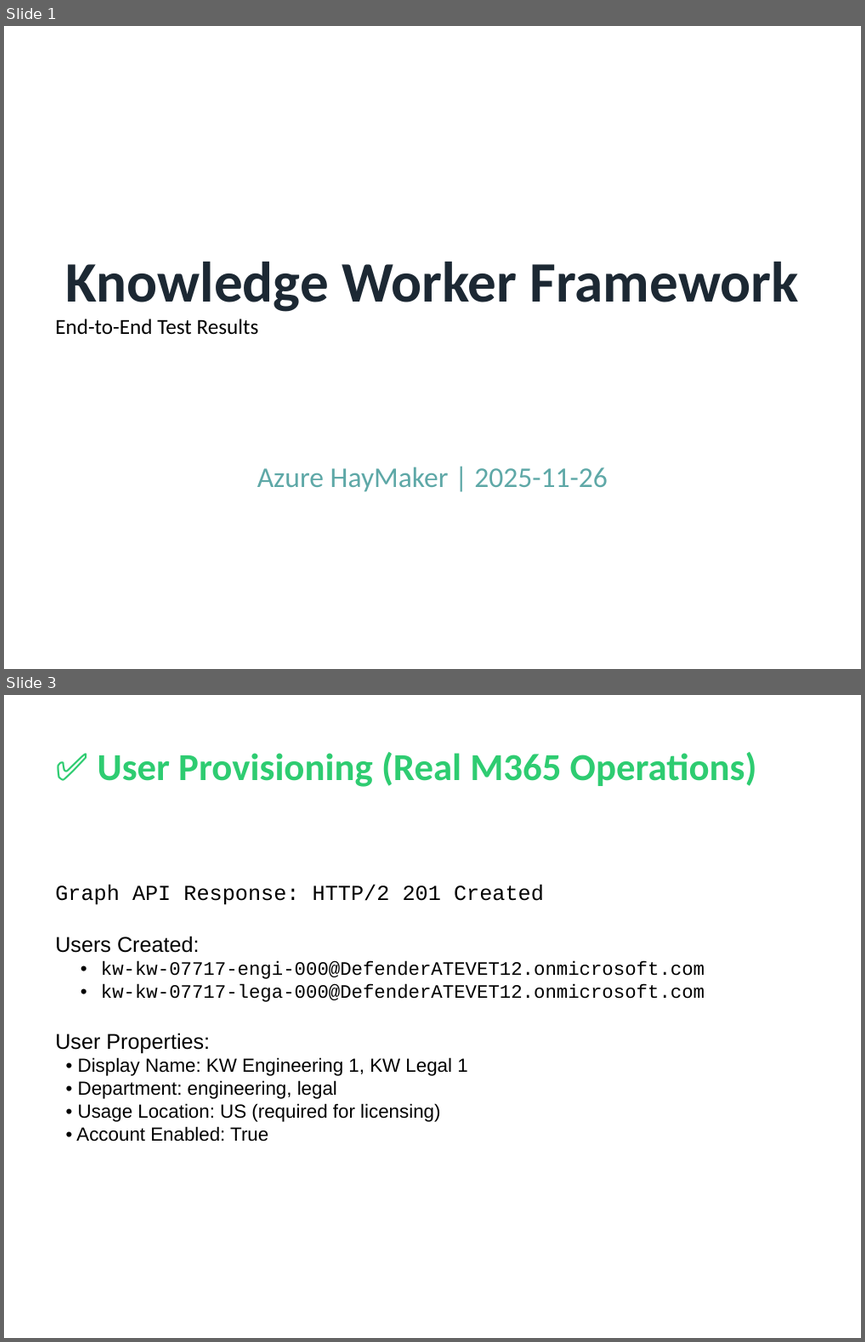
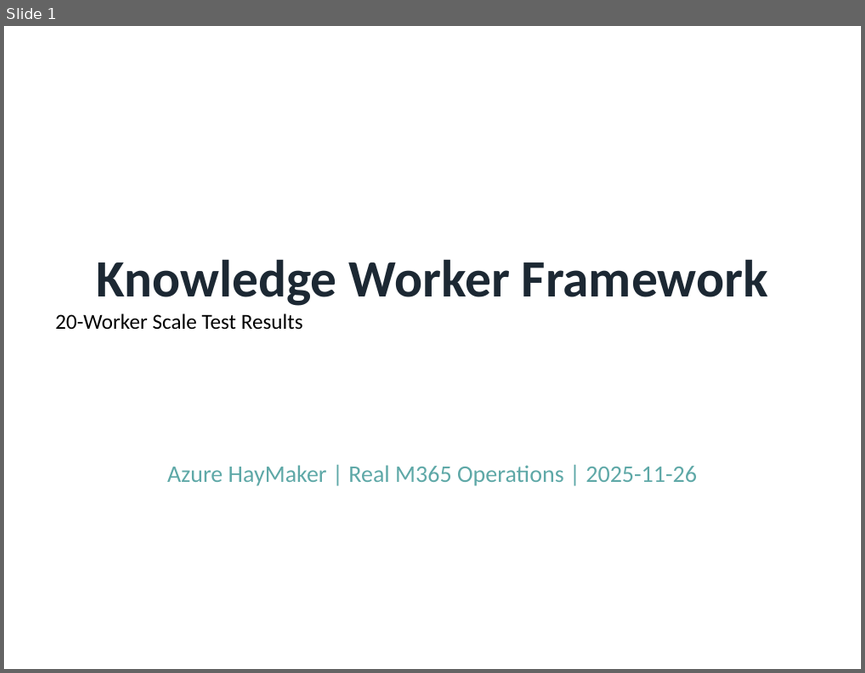
Before and after one commit to rysweet/AzureHayMaker, a slide deck: KnowledgeWorker-E2E-Evidence.pptx. Shown one above the other, each under a label of ours: slides 1 and 3 before the commit, slide 1 after it; the slides between them are not shown. The pictures are 865x1342 and 865x673 pixels, drawn with LibreOffice and Linux fonts; fonts in the diff are those of the drawing. Boxes give left, top, right and bottom in pixels: in the first picture for what was removed or moved away, otherwise in the second. Text is boxed around its words. In the diff, an @@ line names an element or a change of style, - is before the commit and + after.

```diff
--- a/KnowledgeWorker-E2E-Evidence.pptx
+++ b/KnowledgeWorker-E2E-Evidence.pptx
@@ slide 3 removed at [4,695,861,1338], background #FFFFFF @@
@@ text removed at [98,752,757,787] @@
-✅ User Provisioning (Real M365 Operations)
@@ text removed at [55,885,704,1141] @@
-Graph API Response: HTTP/2 201 Created
-Users Created:
-• kw-kw-07717-engi-000@DefenderATEVET12.onmicrosoft.com
-• kw-kw-07717-lega-000@DefenderATEVET12.onmicrosoft.com
-User Properties:
-• Display Name: KW Engineering 1, KW Legal 1
-• Department: engineering, legal
-• Usage Location: US (required for licensing)
-• Account Enabled: True
@@ slide 1 changed as well @@
@@ text at [96,259,768,306]: size 48 to 44 pt in "Knowledge Worker Framework" @@
@@ text at [55,313,303,329]: text changed @@
-End-to-End Test Results
+20-Worker Scale Test Results
@@ text at [167,465,697,486]: text changed; size 24 to 20 pt @@
-Azure HayMaker | 2025-11-26
+Azure HayMaker | Real M365 Operations | 2025-11-26
```
Also in this commit, not shown: 1 other slide changed, 6 slides added, 5 other slides removed, 1 other file.
